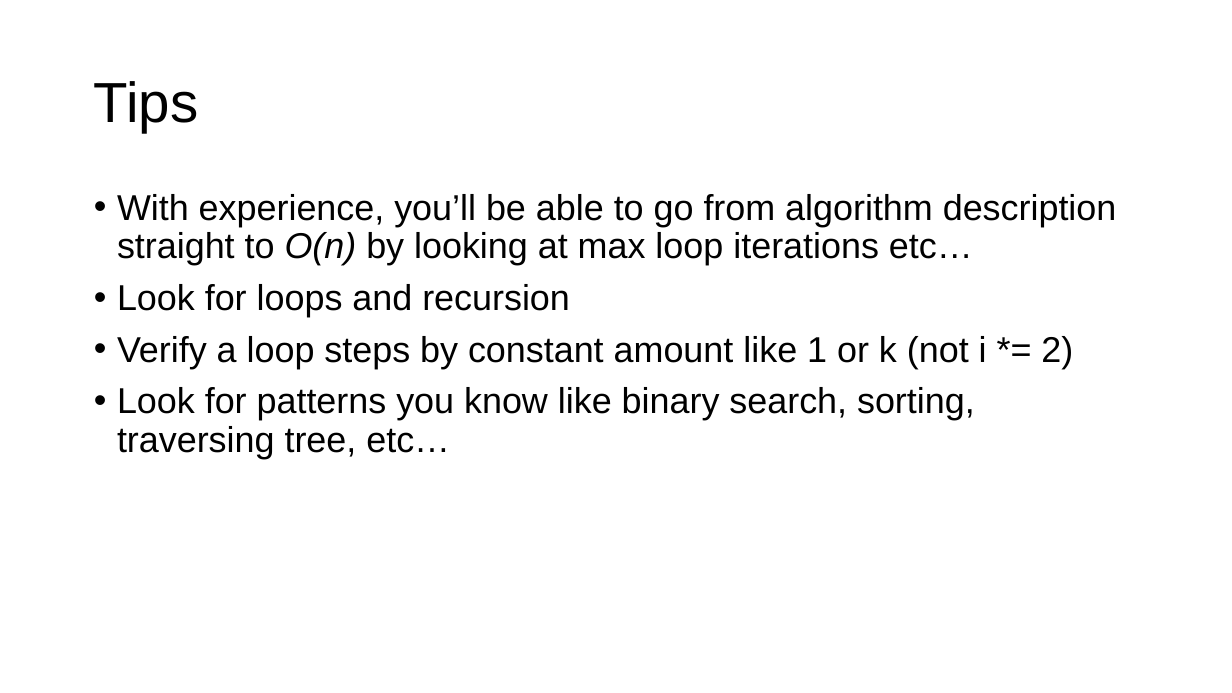
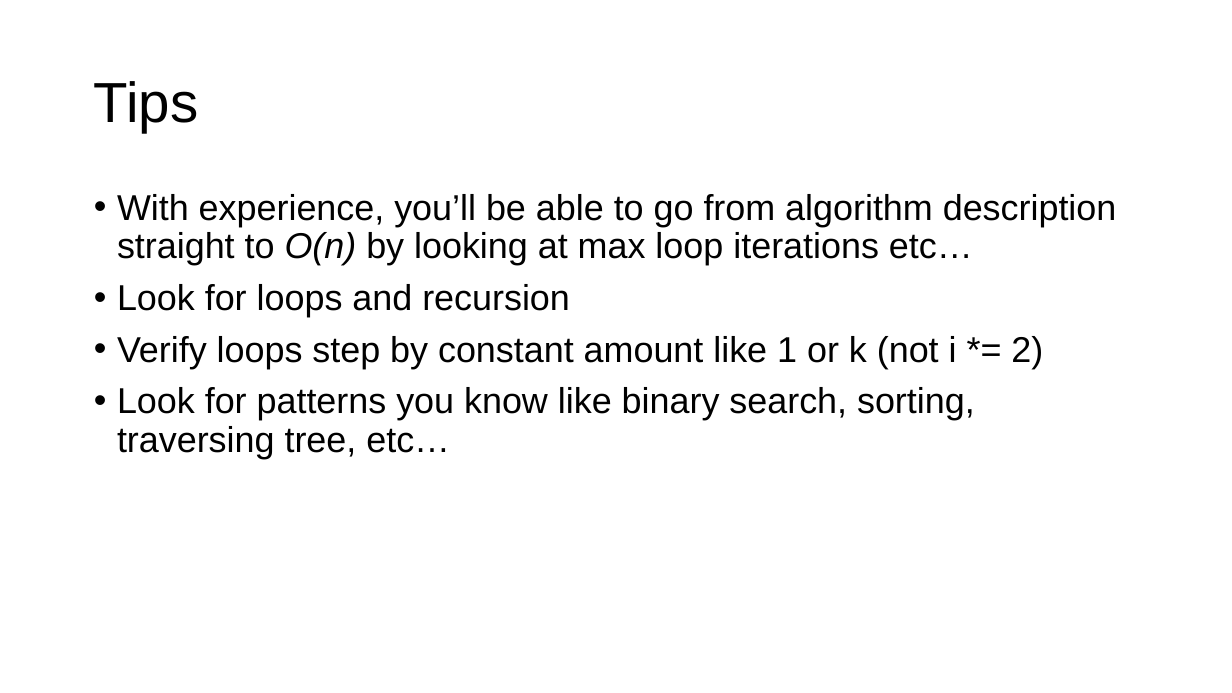
Before and after one commit to parrt/msds689, a slide deck: slide 12 of notes/complexity.pptx. Drawn at 1232x693 pixels with LibreOffice and Linux fonts; fonts in the diff are those of the drawing; background and template pictures are left out. Boxes give left, top, right and bottom in pixels: in the first picture for what was removed or moved away, otherwise in the second. Text is boxed around its words. In the diff, an @@ line names an element or a change of style, - is before the commit and + after.

```diff
--- a/notes/complexity.pptx
+++ b/notes/complexity.pptx
@@ text at box(117, 336, 1043, 369): text changed @@
-• Verify a loop steps by constant amount like 1 or k (not i *= 2)
+• Verify loops step by constant amount like 1 or k (not i *= 2)
```
Also in this commit, not shown: 6 other slides changed, 4 other files.
